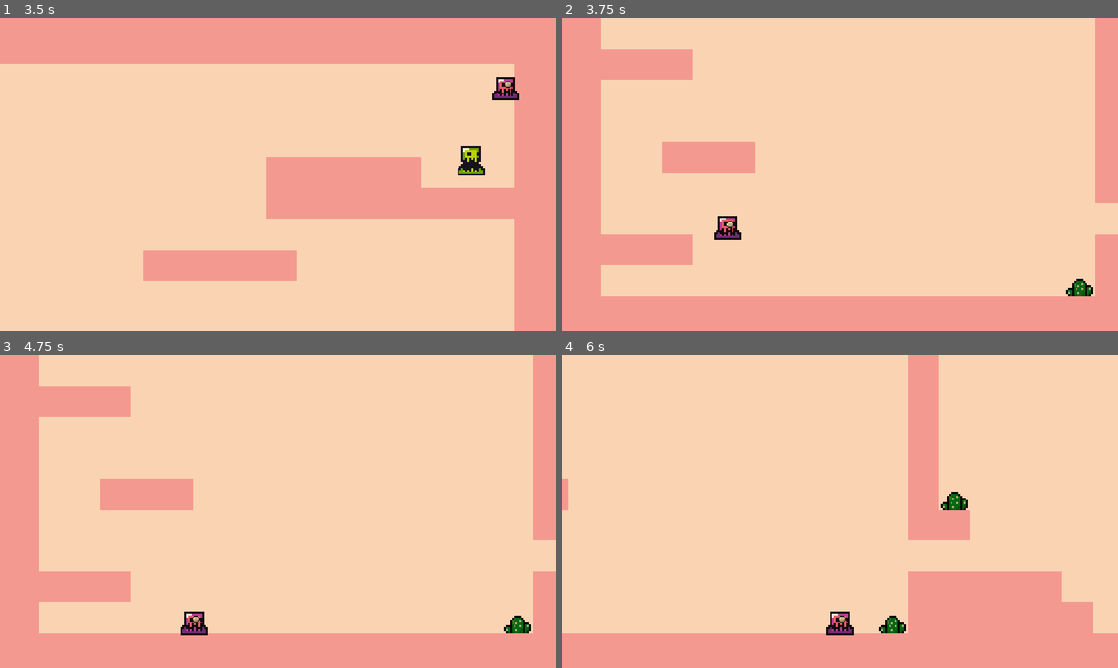
Above: before the commit, frames 1-4 (two rows, left to right).
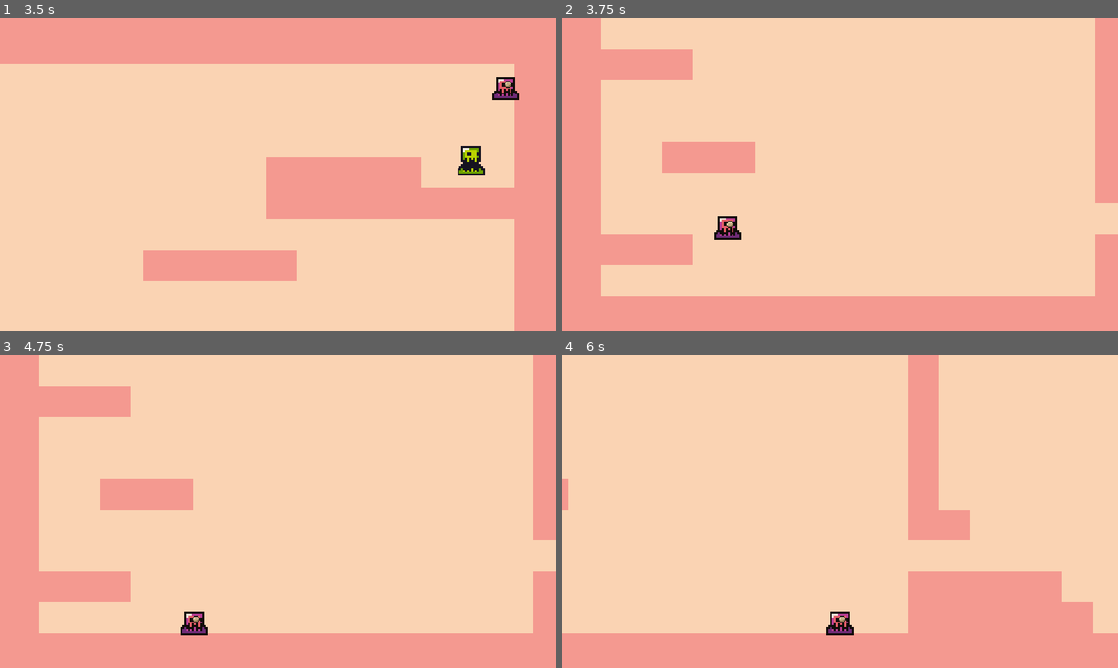
Above: after the commit, the same moments.

Repository: tanishashah2726/trollGame1
Game: Godot game, scene res://scenes/other/main_menu.tscn
Same seed, same stepped clock (60 frames per second), same inputs: the game is played once before the commit and once after it.
Inputs (mouse positions are in pixels of both pictures, inside the frame that each line leads up to):
- Up to frame 1 (3.5 s): click "Start" at 0.5 s; click "1" at 1.25 s; tap Enter at 2 s; move the mouse to (400, 158) at 2.02 s; hold D (move_right) from 2.03 s (still down); tap E (switch) at 2.1, 2.85 s; click (400, 158) at 2.17 s; tap W (jump) at 2.27, 3.02 s; move the mouse to (166, 190) at 2.77 s
- Up to frame 2 (3.75 s): move the mouse to (895, 105) at 3.52 s; release D (move_right) at 3.53 s; hold A (move_left) from 3.53 s (still down); tap Alt at 3.6 s
- Up to frame 3 (4.75 s): tap E (switch) at 3.8, 4.55 s; move the mouse to (250, 574) at 4.27 s; release A (move_left) at 4.28 s; hold D (move_right) from 4.28 s (still down); tap Shift at 4.35 s; click (250, 574) at 4.42 s; tap W (jump) at 4.52 s
- Up to frame 4 (6 s): move the mouse to (1006, 558) at 5.02 s; tap E (switch) at 5.1, 5.85 s; tap W (jump) at 5.27 s; move the mouse to (673, 464) at 5.77 s; release D (move_right) at 5.78 s; hold A (move_left) from 5.78 s (still down)

Frame 1 is identical in both runs. In frame 2, 0.2% of the frame differs, in the area x 90-96%, y 83-89%; in frame 3, 0.2%; in frame 4, 0.4%, in the area x 57-73%, y 43-89%.

Commit message:
toggling e will change the visibility of the spikes

Diff:
--- a/scenes/levels/level1.tscn
+++ b/scenes/levels/level1.tscn
@@ -3,7 +3,9 @@
 [ext_resource type="PackedScene" uid="uid://dgqwqaogrk02l" path="res://scenes/other/player.tscn" id="1_bfxgj"]
 [ext_resource type="Texture2D" uid="uid://ccehrymiccav2" path="res://assets/sprites/world_tileset.png" id="2_dywbp"]
 [ext_resource type="PackedScene" uid="uid://c58c5ytasvdkp" path="res://scenes/other/spike.tscn" id="3_1seuy"]
+[ext_resource type="Script" uid="uid://e7yu3hp42tqu" path="res://scripts/red.gd" id="3_2r1tl"]
 [ext_resource type="PackedScene" uid="uid://c0rgsafm4obrb" path="res://scenes/other/door.tscn" id="4_2r1tl"]
+[ext_resource type="Script" uid="uid://chfru8lexcbe5" path="res://scripts/blue.gd" id="5_dywbp"]
 
 [sub_resource type="TileSetAtlasSource" id="TileSetAtlasSource_yqjtg"]
 texture = ExtResource("2_dywbp")
@@ -167,26 +169,32 @@
 tile_map_data = PackedByteArray("AAD7/wIAAAABAAsAAAD8/wIAAAABAAsAAAD9/wIAAAABAAsAAAD+/wIAAAABAAsAAAD//wIAAAABAAsAAAAAAA …(7120 unchanged characters)…
 tile_set = SubResource("TileSet_ttx4m")
 
-[node name="Spikes" type="Node" parent="." unique_id=1792474036]
-
-[node name="Spike" parent="Spikes" unique_id=882576474 instance=ExtResource("3_1seuy")]
+[node name="red" type="Node2D" parent="." unique_id=1111771990]
+unique_name_in_owner = true
+script = ExtResource("3_2r1tl")
+
+[node name="Spike" parent="red" unique_id=882576474 instance=ExtResource("3_1seuy")]
 z_index = 2
 position = Vector2(168, -56)
 
-[node name="Spike3" parent="Spikes" unique_id=1327183382 instance=ExtResource("3_1seuy")]
+[node name="Spike3" parent="red" unique_id=1327183382 instance=ExtResource("3_1seuy")]
 z_index = 2
 position = Vector2(200, -40)
-
-[node name="Spike4" parent="Spikes" unique_id=903811796 instance=ExtResource("3_1seuy")]
-z_index = 2
-position = Vector2(312, 24)
-
-[node name="Spike2" parent="Spikes" unique_id=853304004 instance=ExtResource("3_1seuy")]
-z_index = 2
-position = Vector2(104, -136)
 
 [node name="Door" parent="." unique_id=1930597550 instance=ExtResource("4_2r1tl")]
 position = Vector2(506, -126)
 collision_mask = 2
 
+[node name="blue" type="Node2D" parent="." unique_id=1457791358]
+unique_name_in_owner = true
+script = ExtResource("5_dywbp")
+
+[node name="Spike4" parent="blue" unique_id=903811796 instance=ExtResource("3_1seuy")]
+z_index = 2
+position = Vector2(312, 24)
+
+[node name="Spike2" parent="blue" unique_id=853304004 instance=ExtResource("3_1seuy")]
+z_index = 2
+position = Vector2(104, -136)
+
 [connection signal="body_entered" from="Door" to="." method="_on_door_body_entered"]
--- a/scenes/levels/level2.tscn
+++ b/scenes/levels/level2.tscn
@@ -2,8 +2,10 @@
 
 [ext_resource type="PackedScene" uid="uid://dgqwqaogrk02l" path="res://scenes/other/player.tscn" id="1_niitk"]
 [ext_resource type="Texture2D" uid="uid://ccehrymiccav2" path="res://assets/sprites/world_tileset.png" id="2_d5djh"]
+[ext_resource type="Script" uid="uid://e7yu3hp42tqu" path="res://scripts/red.gd" id="3_dj4wq"]
 [ext_resource type="PackedScene" uid="uid://c58c5ytasvdkp" path="res://scenes/other/spike.tscn" id="3_ok6xr"]
 [ext_resource type="PackedScene" uid="uid://c0rgsafm4obrb" path="res://scenes/other/door.tscn" id="4_dj4wq"]
+[ext_resource type="Script" uid="uid://chfru8lexcbe5" path="res://scripts/blue.gd" id="6_k0mew"]
 
 [sub_resource type="TileSetAtlasSource" id="TileSetAtlasSource_8qukl"]
 texture = ExtResource("2_d5djh")
@@ -166,24 +168,30 @@
 tile_map_data = PackedByteArray("AAD7/wIAAAABAAsAAAD8/wIAAAABAAsAAAD9/wIAAAABAAsAAAD+/wIAAAABAAsAAAD//wIAAAABAAsAAAAAAA …(6496 unchanged characters)…
 tile_set = SubResource("TileSet_3p04p")
 
-[node name="Spikes" type="Node" parent="." unique_id=1724623940]
+[node name="red" type="Node2D" parent="." unique_id=1714177655]
+unique_name_in_owner = true
+script = ExtResource("3_dj4wq")
 
-[node name="Spike" parent="Spikes" unique_id=882576474 instance=ExtResource("3_ok6xr")]
-z_index = 2
-position = Vector2(168, 24)
-
-[node name="Spike2" parent="Spikes" unique_id=1369460735 instance=ExtResource("3_ok6xr")]
+[node name="Spike2" parent="red" unique_id=1369460735 instance=ExtResource("3_ok6xr")]
 z_index = 2
 position = Vector2(104, -136)
 
-[node name="Spike3" parent="Spikes" unique_id=820746529 instance=ExtResource("3_ok6xr")]
-z_index = 2
-position = Vector2(200, -40)
-
-[node name="Spike4" parent="Spikes" unique_id=386896068 instance=ExtResource("3_ok6xr")]
+[node name="Spike4" parent="red" unique_id=386896068 instance=ExtResource("3_ok6xr")]
 z_index = 2
 position = Vector2(344, -88)
 
 [node name="Door" parent="." unique_id=1930597550 instance=ExtResource("4_dj4wq")]
 position = Vector2(378, -9)
 collision_mask = 2
+
+[node name="blue" type="Node2D" parent="." unique_id=2062977639]
+unique_name_in_owner = true
+script = ExtResource("6_k0mew")
+
+[node name="Spike" parent="blue" unique_id=882576474 instance=ExtResource("3_ok6xr")]
+z_index = 2
+position = Vector2(168, 24)
+
+[node name="Spike3" parent="blue" unique_id=820746529 instance=ExtResource("3_ok6xr")]
+z_index = 2
+position = Vector2(200, -40)
--- a/scripts/LevelCore.gd
+++ b/scripts/LevelCore.gd
@@ -1,5 +1,8 @@
 extends Node
 
 var current_levels = [1]
+var max_level = 2
 
-var max_level = 2
+var colors = ["red", "blue"]
+var index = 0
+var current_color = colors[index]
--- /dev/null
+++ b/scripts/blue.gd
@@ -0,0 +1,10 @@
+class_name blue
+extends ColorVision
+
+
+func _ready() -> void:
+	colorNode = %blue
+	thruNode(false)
+
+func _process(_delta: float) -> void:
+	changeVisible()
--- /dev/null
+++ b/scripts/colors.gd
@@ -0,0 +1,14 @@
+class_name ColorVision
+extends Node
+
+@onready var colorNode: Node2D = null
+
+func changeVisible():
+	if LevelCore.current_color == str(colorNode.name):
+		thruNode(true)
+	else:
+		thruNode(false)
+
+func thruNode(state):
+	for child in colorNode.get_children():
+		child.visible = state
--- a/scripts/glasses.gd
+++ b/scripts/glasses.gd
@@ -1,17 +1,12 @@
 extends Node2D
-
-var colors = ["red", "blue"]
-var index = 0
-var current_color = colors[index]
 
 func _ready() -> void:
 	pass
 
-func _process(delta: float) -> void:
+func _process(_delta: float) -> void:
 	switch_color()
 
 func switch_color():
 	if Input.is_action_just_pressed("switch"):
-		index = (index+1) % len(colors)
-		current_color = colors[index]
-		print(index, current_color)
+		LevelCore.index = (LevelCore.index+1) % len(LevelCore.colors)
+		LevelCore.current_color = LevelCore.colors[LevelCore.index]
--- /dev/null
+++ b/scripts/red.gd
@@ -0,0 +1,10 @@
+class_name red
+extends ColorVision
+
+
+func _ready() -> void:
+	colorNode = %red
+	thruNode(false)
+
+func _process(_delta: float) -> void:
+	changeVisible()
Not shown, added: scripts/blue.gd.uid
Not shown, added: scripts/colors.gd.uid
Not shown, added: scripts/red.gd.uid
